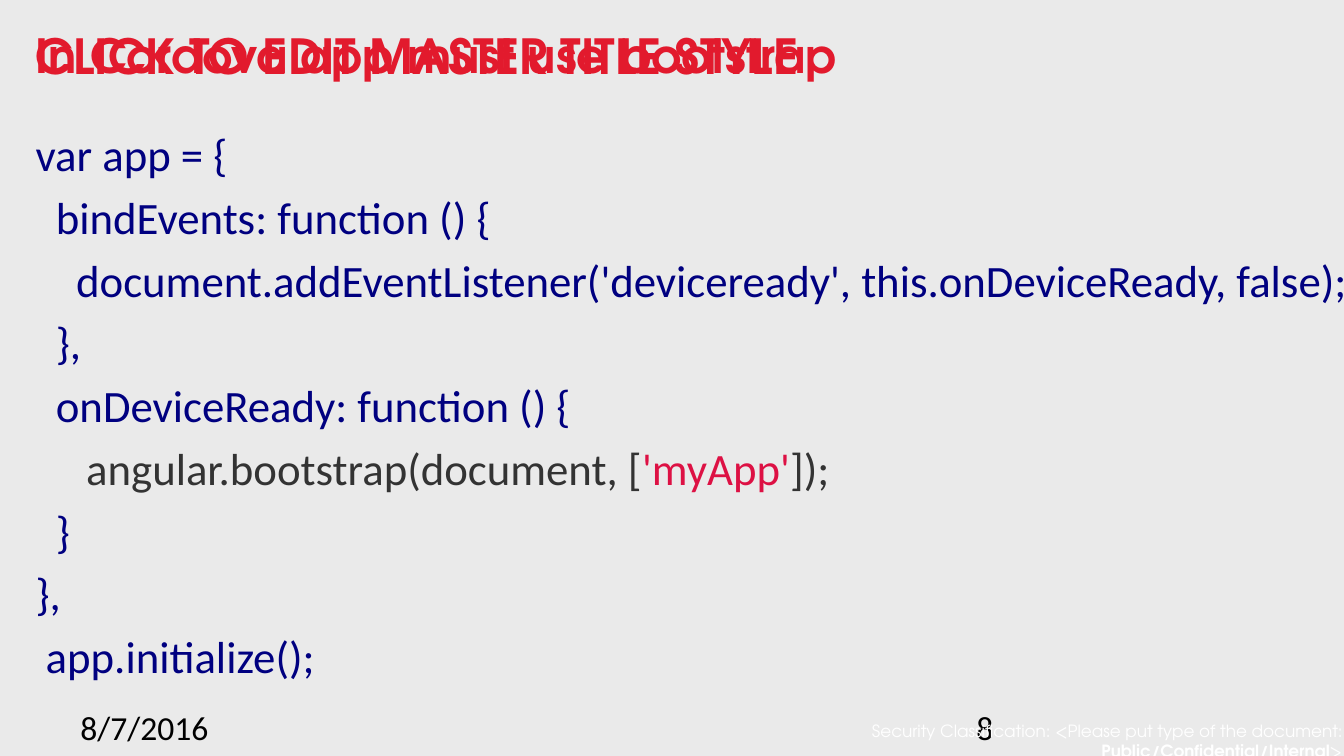
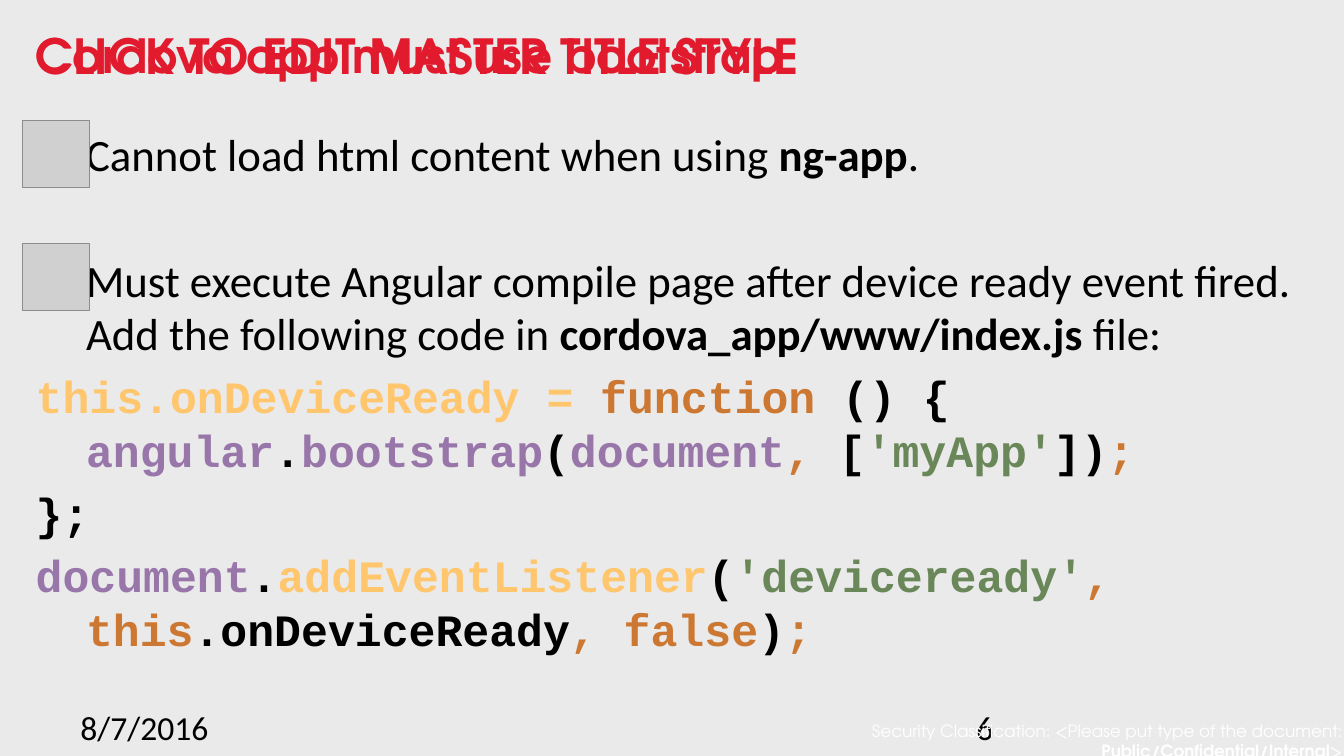
Before and after one commit to nnsan/angular_best_practice, a slide deck: slide 6 of Angular best practice.pptx (slide 8 before the commit). Drawn at 1344x756 pixels with LibreOffice and Linux fonts; fonts in the diff are those of the drawing; grey boxes stand for pictures; background and template pictures are left out. Boxes give left, top, right and bottom in pixels: in the first picture for what was removed or moved away, otherwise in the second. Text is boxed around its words. In the diff, an @@ line names an element or a change of style, - is before the commit and + after.

Commit message:
Modified slide style

```diff
--- a/Angular best practice.pptx
+++ b/Angular best practice.pptx
@@ title at [36,37,461,82]: text changed @@
-In Cordova app must use bootstrap
+Cordova app must use bootstrap
@@ picture added at [23,121,90,188] @@
@@ text at [36,134,1290,477]: text changed; text colour #000080 to #000000 @@
-var app = {
-bindEvents: function () {
+Cannot load html content when using ng-app.
+Must execute Angular compile page after device ready event fired. Add the following code in cordova_app/www/index.js file:
+this.onDeviceReady = function () {
+angular.bootstrap(document, ['myApp']);
+};
@@ picture added at [23,243,90,310] @@
@@ text at [46,391,829,681]: paragraphs removed @@
-},
-onDeviceReady: function () {
-angular.bootstrap(document, ['myApp']);
-}
-},
-app.initialize();
@@ text at [36,561,1111,656]: font Calibri to Courier New, text colour #000080 to #000000, text colour #000080 to #CC7832, bold on in "document.addEventListener('deviceready', this.onDeviceReady, ..."; text colour #000080 to #9876AA, text colour #000080 to #FFC66D, text colour #000080 to #6A8759 in "document.addEventListener('deviceready'," @@
@@ page number at [976,717,993,741]: text changed @@
-8
+6
```
Also in this commit, not shown: 9 other slides changed, 2 slides removed.
